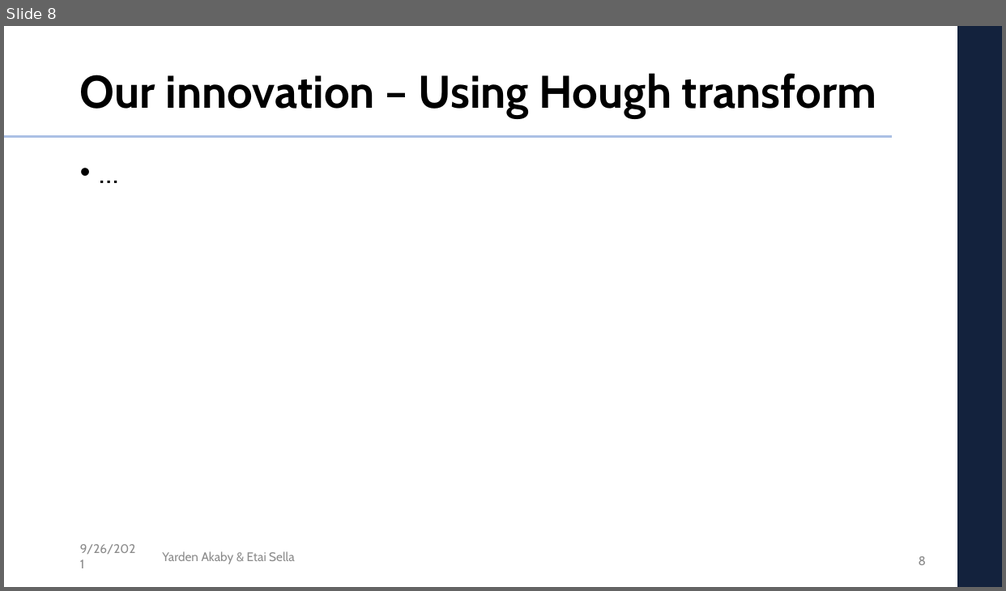
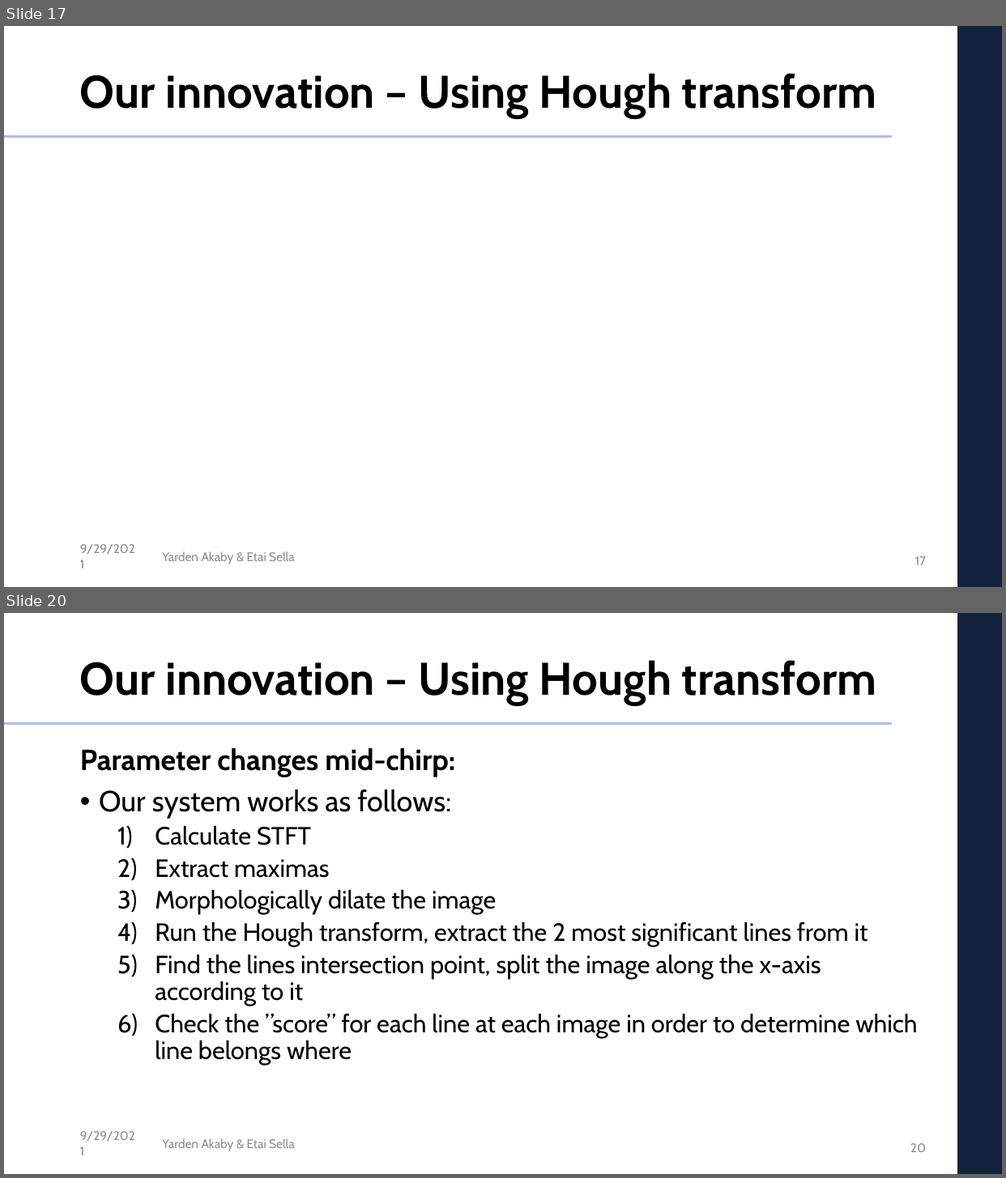
Before and after one commit to etaisella/multi_dim_DSP_final_project, a slide deck: presentation/DSP_project_presentation.pptx. Shown one above the other, each under a label of ours: slide 8 before the commit, slides 17 and 20 after it; the slides between them are not shown. The pictures are 1006x591 and 1006x1178 pixels, drawn with LibreOffice and Linux fonts; fonts in the diff are those of the drawing; grey boxes stand for pictures; background and template pictures are left out. Boxes give left, top, right and bottom in pixels: in the first picture for what was removed or moved away, otherwise in the second. Text is boxed around its words. In the diff, an @@ line names an element or a change of style, - is before the commit and + after.

```diff
--- a/presentation/DSP_project_presentation.pptx
+++ b/presentation/DSP_project_presentation.pptx
@@ slide 20 added at box(4, 613, 1002, 1174), background #FFFFFF; not listed: 3 template elements that a slide beside it also shows @@
@@ title added at box(80, 660, 876, 705), 44 pt, text #000000, bold @@
+Our innovation – Using Hough transform
@@ text added at box(80, 748, 917, 1065), 24 pt, text #000000 @@
+Parameter changes mid-chirp:
+• Our system works as follows:
+  1) Calculate STFT
+  2) Extract maximas
+  3) Morphologically dilate the image
+  4) Run the Hough transform, extract the 2 most significant lines from it
+  5) Find the lines intersection point, split the image along the x-axis according to it
+  6) Check the ”score” for each line at each image in order to determine which line belongs where
@@ text added at box(80, 1131, 135, 1141), 12 pt, text #8C8C8C @@
+9/29/2021
@@ text added at box(162, 1139, 294, 1152), 12 pt, text #8C8C8C @@
+Yarden Akaby & Etai Sella
@@ page number added at box(910, 1144, 926, 1152), 12 pt, text #8C8C8C @@
+20
@@ what was slide 8 is now slide 17 @@
@@ slide 17 changed as well @@
@@ text removed at box(73, 155, 934, 511) @@
-• …
@@ text at box(80, 544, 135, 554): text changed @@
-9/26/2021
+9/29/2021
@@ page number at box(915, 557, 926, 565): text changed @@
-8
+17
```
Also in this commit, not shown: 14 other slides changed, 14 other slides added, 2 other files.
